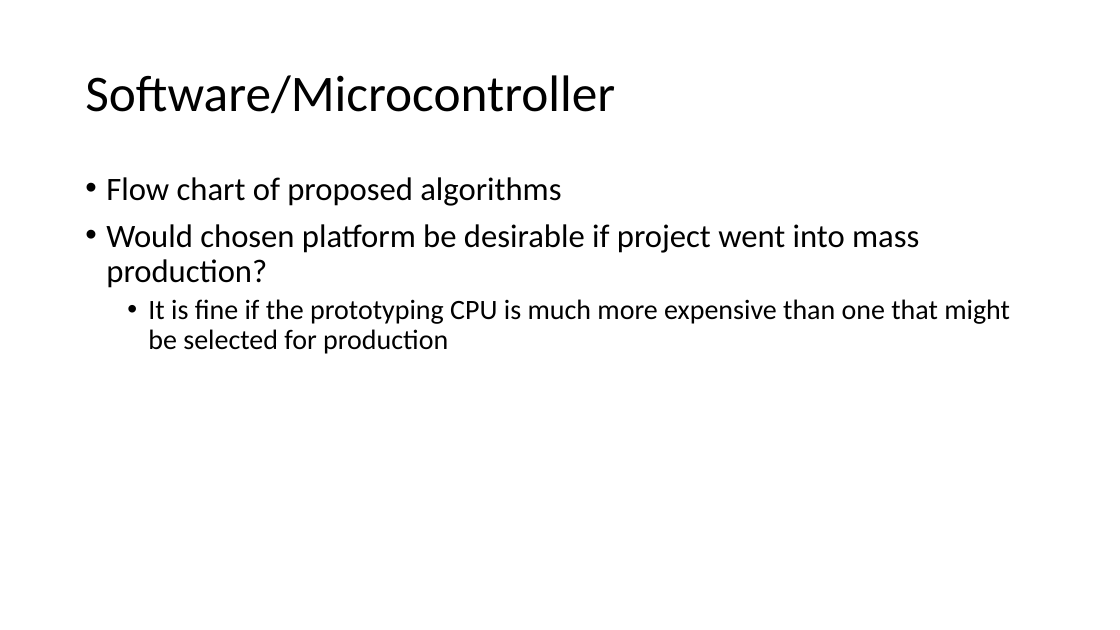
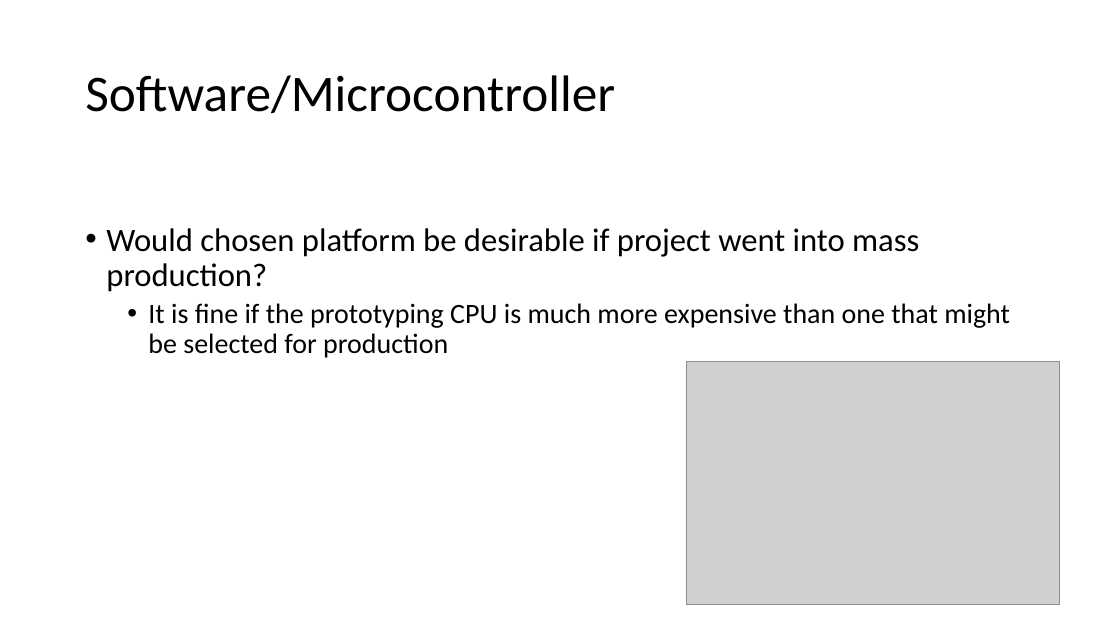
Before and after one commit to You-Underestimate-Our-Powell/Presentations, a slide deck: slide 11 of Bouncer Locking System Midterm Presentation.pptx. Drawn at 1120x630 pixels with LibreOffice and Linux fonts; fonts in the diff are those of the drawing; grey boxes stand for pictures. Boxes give left, top, right and bottom in pixels: in the first picture for what was removed or moved away, otherwise in the second. Text is boxed around its words. In the diff, an @@ line names an element or a change of style, - is before the commit and + after.

Commit message:
Added charts

```diff
--- a/Bouncer Locking System Midterm Presentation.pptx
+++ b/Bouncer Locking System Midterm Presentation.pptx
@@ text at (106,177,561,206): paragraph removed @@
-• Flow chart of proposed algorithms
@@ picture added at (686,361,1060,605) @@
```
Also in this commit, not shown: 2 other slides changed.
